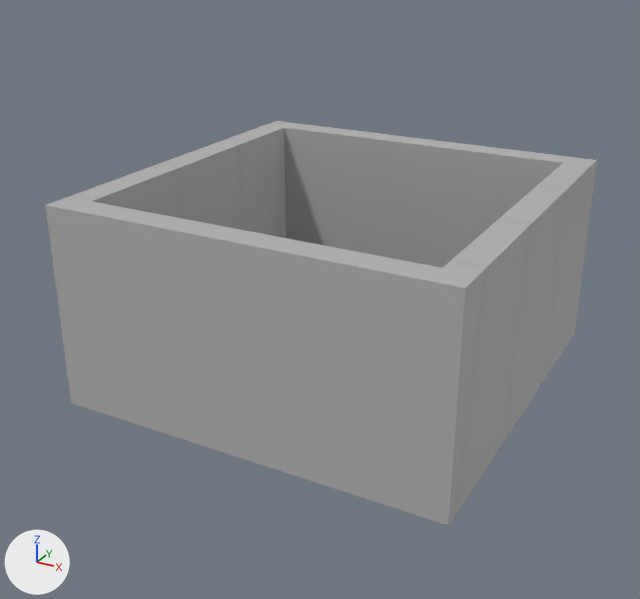
What one commit did to the Blender file Assets/Meshes/Proto/Plane.blend.
Before and after are seen from a camera (50 mm lens) standing at (6.8, -13.21, 7.27) and looking at (-0.23, -0.44, 0.88). Lighting does not change. The marker at lower left points along +X, +Y and +Z. The older version comes first.

Objects in the first picture: 'Bucket_COL'.
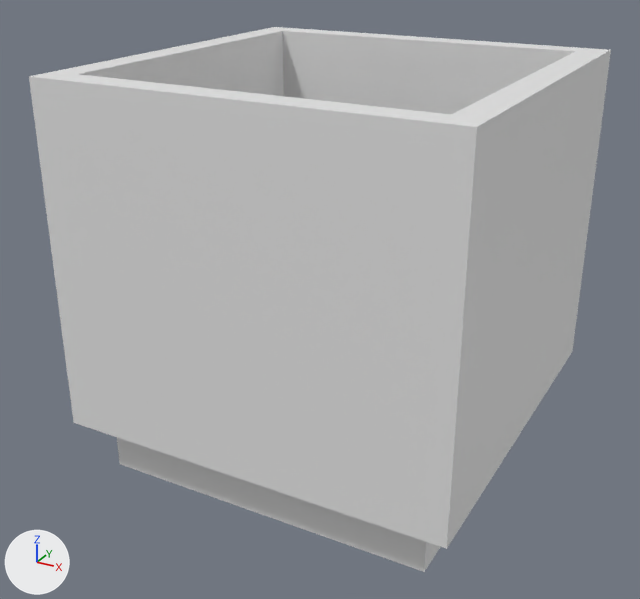
Where the newer file only moved an object's origin or applied its transform, the numbers keep the older frame.

Edits to the scene script, one JSON object a line:
```json
{"block": "me_plane_001", "where": "# used by ob_plane_col; location = (0.0, 0.0, 0.0)"}
{"op": "remove", "block": "me_plane_001", "code": "me_plane_001.from_pydata(...)  # 8 vertices, 8 faces; spans x -3.0..3.0, y -3.0..3.0, z -0.6..0.0"}
{"op": "remove", "block": "me_plane_001", "code": "me_plane_001.materials.append(mat_material_002)  # picture img_prototexture_001"}
{"op": "add", "block": "me_plane_001", "code": "me_plane_001.from_pydata(...)  # 8 vertices, 6 faces; spans x -3.0..3.0, y -3.0..3.0, z -2.0..0.0"}
{"block": "me_plane_001", "change": "me_plane_001 part 1"}
{"block": "me_plane_001", "change": "2 vertices are removed from x -3.0..3.0, y -3.0..3.0, z -0.6"}
{"block": "me_plane_001", "change": "8 faces are deleted"}
{"block": "me_plane_001", "change": "2 vertices move from x -3.0..3.0, y -3.0..3.0, z -0.6 to x -3.0..3.0, y -3.0..3.0, z -2.0"}
{"block": "me_plane_001", "change": "2 vertices are added at (-3.0, -3.0, -2.0), (3.0, 3.0, -2.0)"}
{"block": "me_plane_001", "change": "6 new faces join them"}
{"block": "me_plane_002", "where": "# used by ob_bucket_col; location = (0.0, 0.0, 0.0)"}
{"op": "remove", "block": "me_plane_002", "code": "me_plane_002.from_pydata(...)  # 18 vertices, 12 faces; spans x -3.5..3.5, y -3.5..3.5, z -0.6..3.0"}
{"op": "remove", "block": "me_plane_002", "code": "me_plane_002.materials.append(mat_material_003)  # picture img_prototexture_002"}
{"op": "add", "block": "me_plane_002", "code": "me_plane_002.from_pydata(...)  # 48 vertices, 46 faces; spans x -3.5..3.5, y -3.5..3.5, z 0.0..6.0"}
{"block": "me_plane_002", "change": "me_plane_002 part 2"}
{"block": "me_plane_002", "change": "14 vertices are removed from x -3.5..3.5, y -3.5..3.5, z -0.6..3.0"}
{"block": "me_plane_002", "change": "11 faces are deleted"}
{"block": "me_plane_002", "change": "18 vertices are added at x -3.5..3.0, y -3.5..3.5, z 0.0..6.0"}
{"block": "me_plane_002", "change": "18 new vertices lie (0.5, 0.0, 0.0) away from vertices in x -3.5..3.0, y -3.5..3.5, z 0.0..6.0"}
{"block": "me_plane_002", "change": "8 new vertices lie (0.0, 0.0, -5.0) away from vertices in x -3.5..3.5, y -3.0..3.0, z 6.0"}
{"block": "me_plane_002", "change": "45 new faces join them"}
{"op": "set", "path": "ob_bucket_col.location", "old": "(0.0, 0.0, 0.0)", "new": "(0.0, 0.0, -1.0)"}
```

Where the change shows, as pixel boxes [x1, y1, x2, y2] in the pictures (640 x 599 px):
```json
{"object": "Bucket_COL", "change": "reshaped, moved, recoloured", "before": [46, 121, 597, 526], "after": [29, 27, 611, 549], "on screen": "grey to white, 29% taller"}
{"object": "Plane_COL", "change": "reshaped", "after": [117, 438, 440, 572], "on screen": "not visible before"}
```
